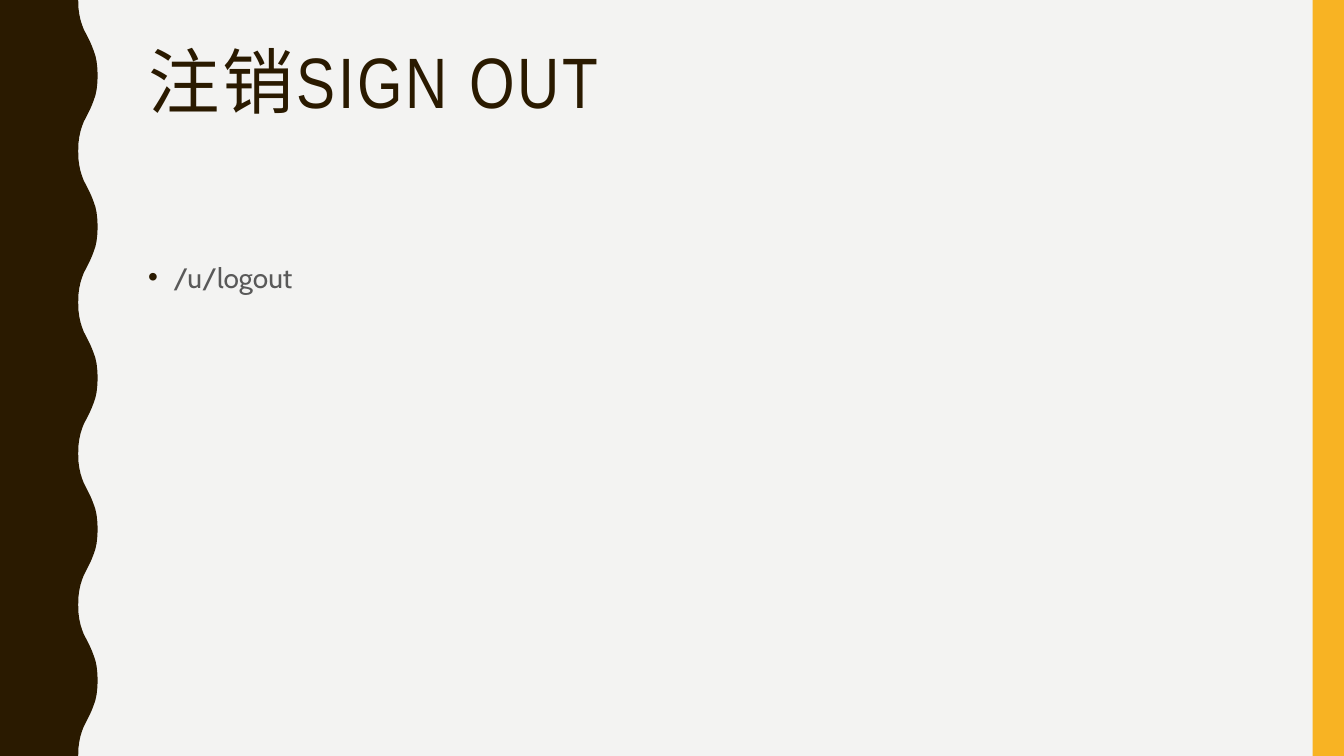
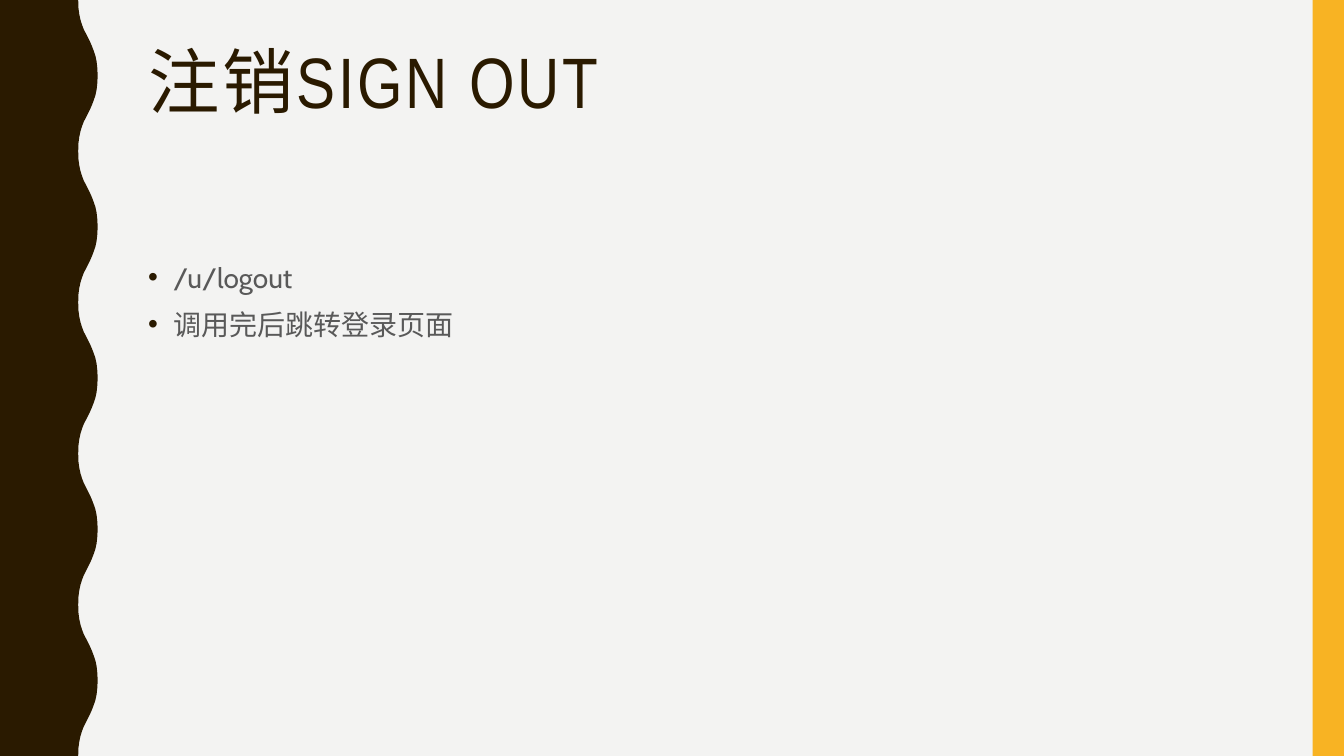
Before and after one commit to payrolls/payrolls.github.io, a slide deck: slide 6 of doc/Payroll Web UI.pptx (slide 4 before the commit). Drawn at 1344x756 pixels with LibreOffice and Linux fonts; fonts in the diff are those of the drawing. Boxes give left, top, right and bottom in pixels: in the first picture for what was removed or moved away, otherwise in the second. Text is boxed around its words. In the diff, an @@ line names an element or a change of style, - is before the commit and + after.

```diff
--- a/doc/Payroll Web UI.pptx
+++ b/doc/Payroll Web UI.pptx
@@ text at [173, 311, 453, 338]: paragraph added @@
+• 调用完后跳转登录页面
```
Also in this commit, not shown: 5 other slides changed, 5 slides added.
